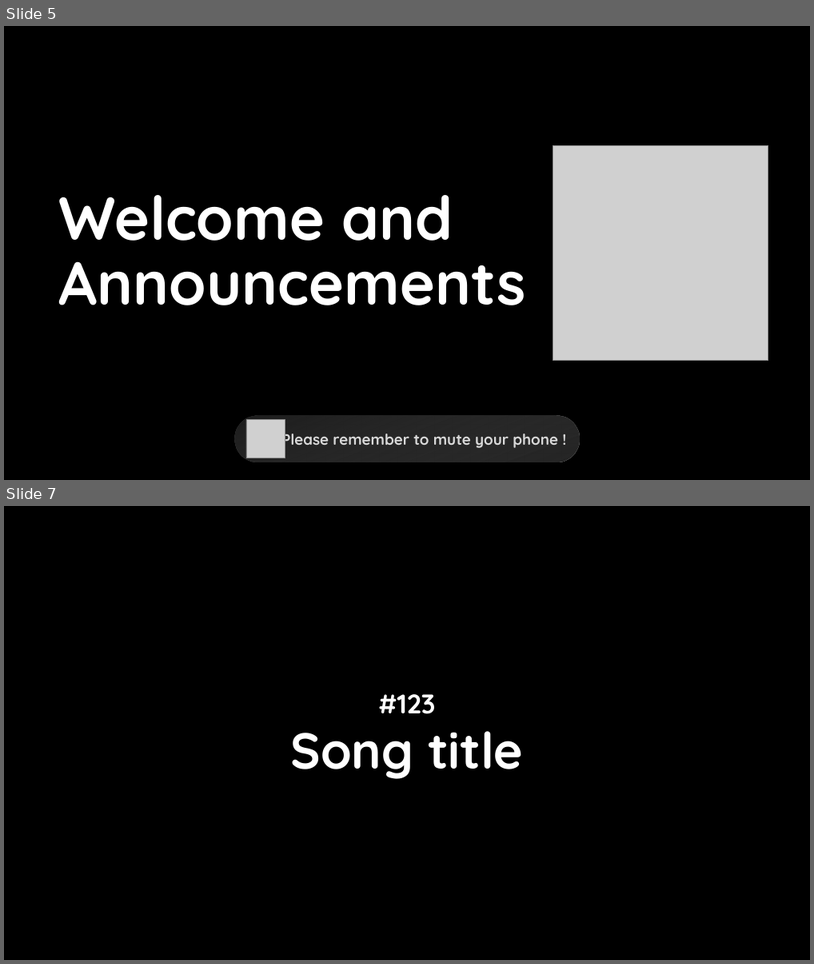
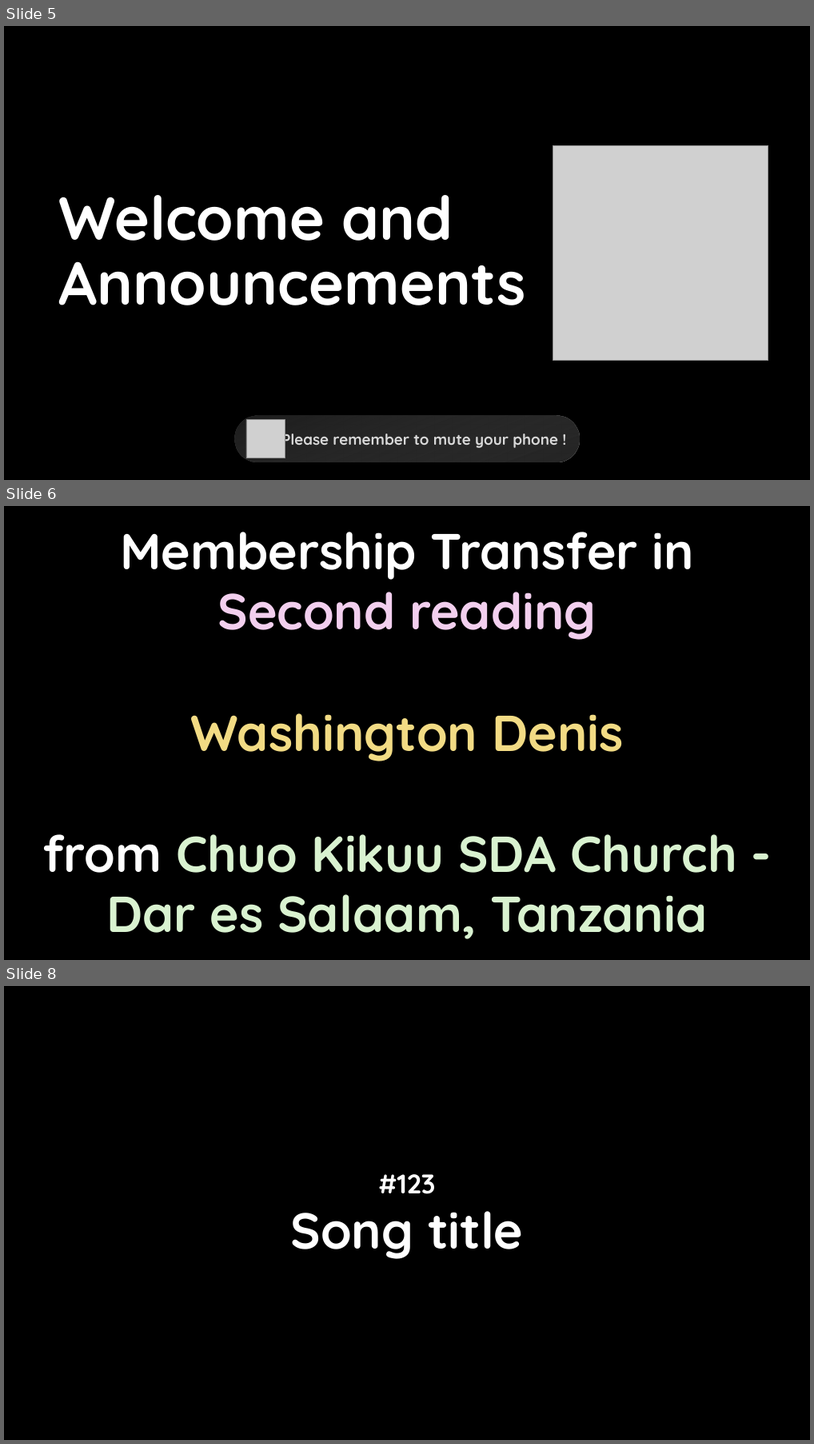
Before and after one commit to notnotedvard/isda-pptgen, a slide deck: assets/template.pptx. Shown one above the other, each under a label of ours: slides 5 and 7 before the commit, slides 5, 6 and 8 after it; the slides between them are not shown. The pictures are 814x964 and 814x1444 pixels, drawn with LibreOffice and Linux fonts; fonts in the diff are those of the drawing; grey boxes stand for pictures; background and template pictures are left out. Boxes give left, top, right and bottom in pixels: in the first picture for what was removed or moved away, otherwise in the second. Text is boxed around its words. In the diff, an @@ line names an element or a change of style, - is before the commit and + after.

Commit message:
added membership transfer slide

```diff
--- a/assets/template.pptx
+++ b/assets/template.pptx
@@ slide 6 added at bbox=[4, 506, 810, 960], background picture (left out) @@
@@ text added at bbox=[42, 532, 738, 939], 60 pt, text #D9F2D0, bold @@
+Membership Transfer in
+Second reading
+Washington Denis
+from Chuo Kikuu SDA Church - Dar es Salaam, Tanzania
@@ what was slide 7 is now slide 8 @@
```
Also in this commit, not shown: 1 slide changed, 1 other file.
